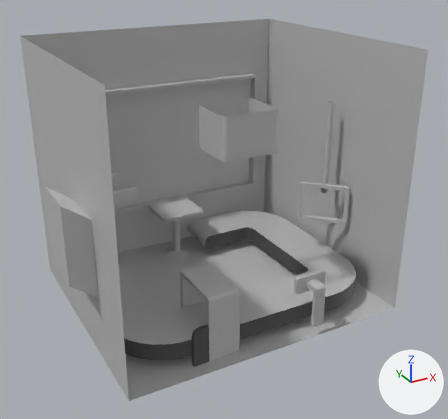
The FBX model Unity/CarePackage/Assets/CarePackageDepot/Models/Depot.fbx as it was, and as the next commit left it.
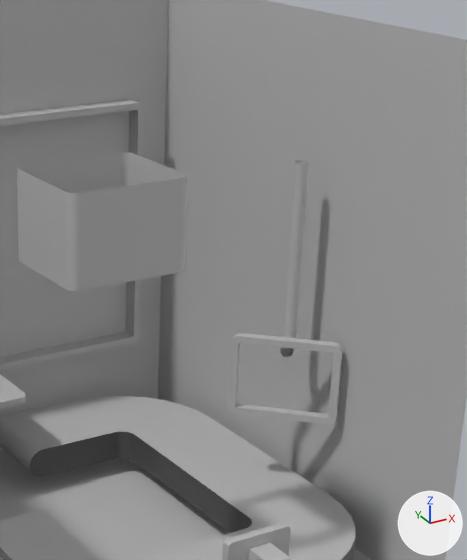
Each version is shown whole from a 50 mm lens placed at (-0.0163, -0.0236, 0.0153), pointed at (0.0007, 0.0072, -0.0001), then close up on the part from 43% to 91% of the width and 6% to 69% of the height. The axes (+X, +Y, +Z) are drawn at lower right. The lights are the same throughout. Where no turn or scale is listed for an object, it has been applied to the vertices.

Names of what the first close-up shows: 'BackFrame', 'BeltC', 'BeltCornerA', 'BeltCornerC', 'BeltD', 'Door', 'Environment', 'RightFrame', 'RightFrameArm', 'Scanner', 'Stamp', 'TopChute'.
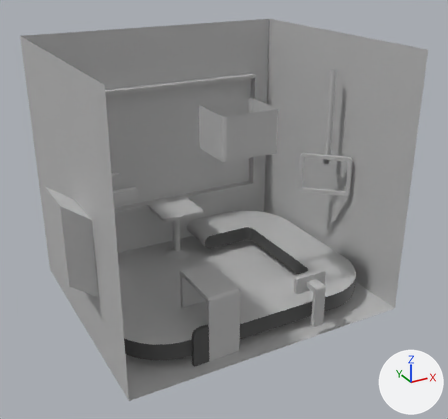
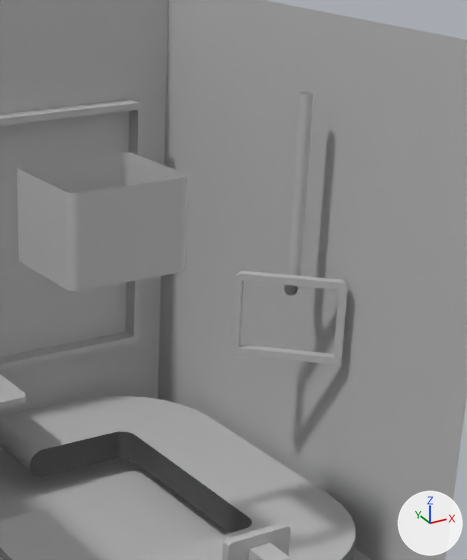
Commit message: Counter positioning.

The change in detail:
Mesh me_mesh_020_1 is new.
It has 52 vertices, 44 faces and spans x -0.00216..0.00036, y -0.00016..0.00236, z -0.00254..0.0.
It uses material mat_depotframematerial (grey #bcbcbc).
Object 'RightFrame' (ob_rightframe) is deleted.
Object 'RightFrameArm' (ob_rightframearm) moves from (0.00738, 0.00598, 0.00034) to (0.00738, 0.00598, 0.0023).
Object 'Counter' (ob_counter) is new; it shows me_mesh_020_1.
Its location is (0.00818, 0.00478, 0.00273).

Where the change shows, as pixel boxes [x1, y1, x2, y2] in the close-ups (467 x 560 px):
'RightFrameArm', moved
    before: [280, 160, 309, 357]
    after: [284, 91, 314, 296]
'Counter', added
    after: [231, 271, 348, 364]
'RightFrame', deleted
    before: [228, 333, 343, 424]
